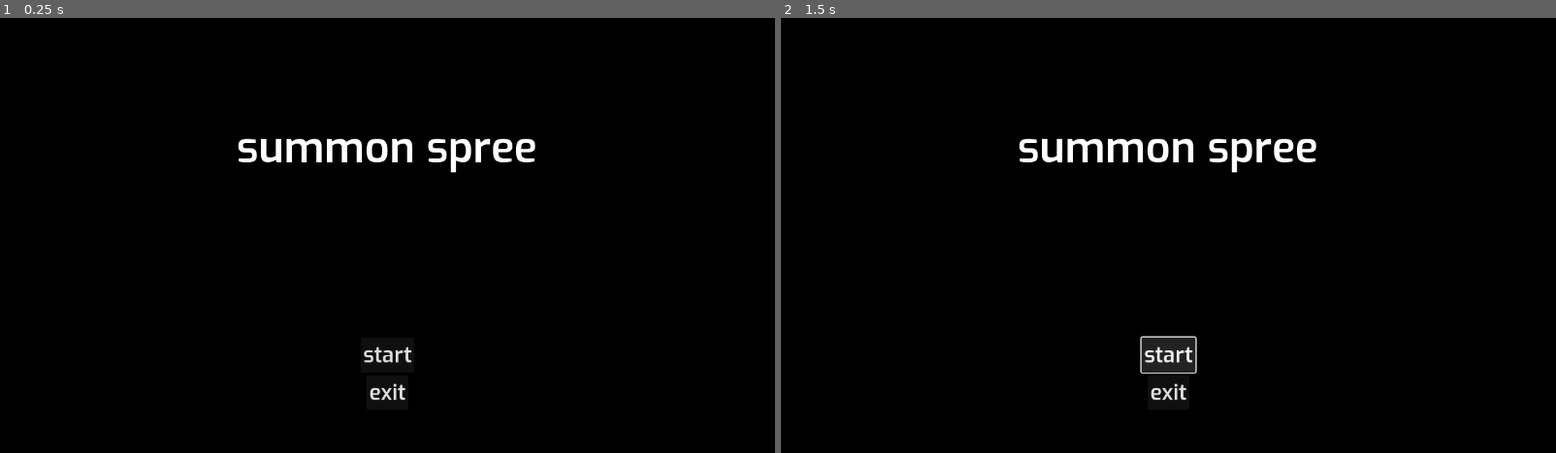
Above: before the commit, frames 1-2 (left to right).
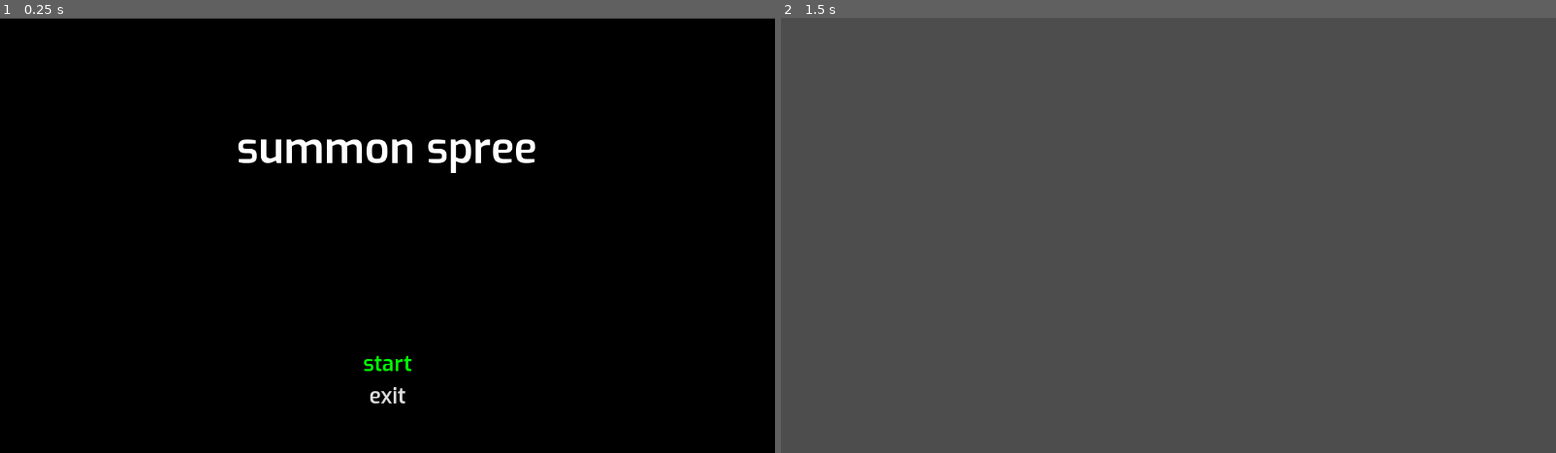
Above: after the commit, the same moments.

Repository: mswieboda/summon-spree
Game: Godot game, scene res://scenes/main_menu/main_menu.tscn
Two runs of this game, one before a commit and one after it. Both use one fixed random seed, a clock stepped at 60 frames per second and the inputs below.
Inputs (mouse positions are in pixels of both pictures, inside the frame that each line leads up to):
- Up to frame 1 (0.25 s): no input
- Up to frame 2 (1.5 s): click "start" at 0.5 s; click (1168, 352) at 1.25 s, where only the run before the commit has a clickable "start"

The runs differ from the first frame. In frame 1, 0.9% of the frame differs, in the area x 0-100%, y 0-89%; in frame 2, 100%, in the area x 0-100%, y 0-100%.

Commit message:
add menu theme and button actions

Diff:
--- /dev/null
+++ b/assets/themes/default_theme.tres
@@ -0,0 +1,25 @@
+[gd_resource type="Theme" load_steps=7 format=3 uid="uid://d18cpgia7nf2j"]
+
+[ext_resource type="FontFile" uid="uid://o6iltpv0mnpf" path="res://assets/fonts/exo/Exo-SemiBold.ttf" id="1_sfy2j"]
+
+[sub_resource type="StyleBoxEmpty" id="StyleBoxEmpty_ru5bj"]
+
+[sub_resource type="StyleBoxEmpty" id="StyleBoxEmpty_2ag7u"]
+
+[sub_resource type="StyleBoxEmpty" id="StyleBoxEmpty_n6e8m"]
+
+[sub_resource type="StyleBoxEmpty" id="StyleBoxEmpty_4uv0n"]
+
+[sub_resource type="StyleBoxEmpty" id="StyleBoxEmpty_80bba"]
+
+[resource]
+default_font = ExtResource("1_sfy2j")
+default_font_size = 16
+Button/colors/font_focus_color = Color(0, 1, 0, 1)
+Button/colors/font_hover_color = Color(0, 1, 0, 1)
+Button/colors/font_pressed_color = Color(0, 0.8, 0, 1)
+Button/styles/disabled = SubResource("StyleBoxEmpty_ru5bj")
+Button/styles/focus = SubResource("StyleBoxEmpty_2ag7u")
+Button/styles/hover = SubResource("StyleBoxEmpty_n6e8m")
+Button/styles/normal = SubResource("StyleBoxEmpty_4uv0n")
+Button/styles/pressed = SubResource("StyleBoxEmpty_80bba")
--- /dev/null
+++ b/scenes/main_menu/main_menu.gd
@@ -0,0 +1,27 @@
+extends Control
+
+signal start()
+@onready var vbox_buttons = %vbox_buttons
+
+func _ready():
+  focus_button()
+
+func _on_start_button_pressed():
+  start.emit()
+  hide()
+
+func _on_exit_button_pressed():
+  get_tree().quit()
+
+func _on_visibility_changed():
+  if visible:
+    focus_button()
+
+func focus_button():
+  if not vbox_buttons:
+    return
+
+  var button: Button = vbox_buttons.get_child(0)
+
+  if button is Button:
+    button.grab_focus()
--- a/scenes/main_menu/main_menu.tscn
+++ b/scenes/main_menu/main_menu.tscn
@@ -1,14 +1,19 @@
-[gd_scene load_steps=2 format=3 uid="uid://dooo2c7g3j2pl"]
+[gd_scene load_steps=3 format=3 uid="uid://dooo2c7g3j2pl"]
 
-[ext_resource type="FontFile" uid="uid://o6iltpv0mnpf" path="res://assets/fonts/exo/Exo-SemiBold.ttf" id="1_1y07h"]
+[ext_resource type="Theme" uid="uid://d18cpgia7nf2j" path="res://assets/themes/default_theme.tres" id="1_xyxts"]
+[ext_resource type="Script" path="res://scenes/main_menu/main_menu.gd" id="2_tylyp"]
 
 [node name="main_menu" type="Control"]
 layout_mode = 3
 anchors_preset = 15
 anchor_right = 1.0
 anchor_bottom = 1.0
+offset_top = 1.0
+offset_bottom = 1.0
 grow_horizontal = 2
 grow_vertical = 2
+theme = ExtResource("1_xyxts")
+script = ExtResource("2_tylyp")
 
 [node name="bg_color" type="ColorRect" parent="."]
 layout_mode = 1
@@ -38,13 +43,13 @@
 [node name="title" type="Label" parent="margin/vbox"]
 layout_mode = 2
 size_flags_vertical = 3
-theme_override_fonts/font = ExtResource("1_1y07h")
 theme_override_font_sizes/font_size = 64
 text = "summon spree"
 horizontal_alignment = 1
 vertical_alignment = 1
 
 [node name="vbox_buttons" type="VBoxContainer" parent="margin/vbox"]
+unique_name_in_owner = true
 layout_mode = 2
 size_flags_vertical = 10
 
@@ -52,7 +57,9 @@
 layout_mode = 2
 size_flags_horizontal = 4
 size_flags_vertical = 4
-theme_override_fonts/font = ExtResource("1_1y07h")
+focus_neighbor_top = NodePath("../exit_button")
+focus_neighbor_bottom = NodePath("../exit_button")
+focus_next = NodePath("../exit_button")
 theme_override_font_sizes/font_size = 32
 text = "start"
 
@@ -60,6 +67,13 @@
 layout_mode = 2
 size_flags_horizontal = 4
 size_flags_vertical = 4
-theme_override_fonts/font = ExtResource("1_1y07h")
+focus_neighbor_top = NodePath("../start_button")
+focus_neighbor_bottom = NodePath("../start_button")
+focus_next = NodePath("../start_button")
+focus_previous = NodePath("../start_button")
 theme_override_font_sizes/font_size = 32
 text = "exit"
+
+[connection signal="visibility_changed" from="." to="." method="_on_visibility_changed"]
+[connection signal="pressed" from="margin/vbox/vbox_buttons/start_button" to="." method="_on_start_button_pressed"]
+[connection signal="pressed" from="margin/vbox/vbox_buttons/exit_button" to="." method="_on_exit_button_pressed"]
